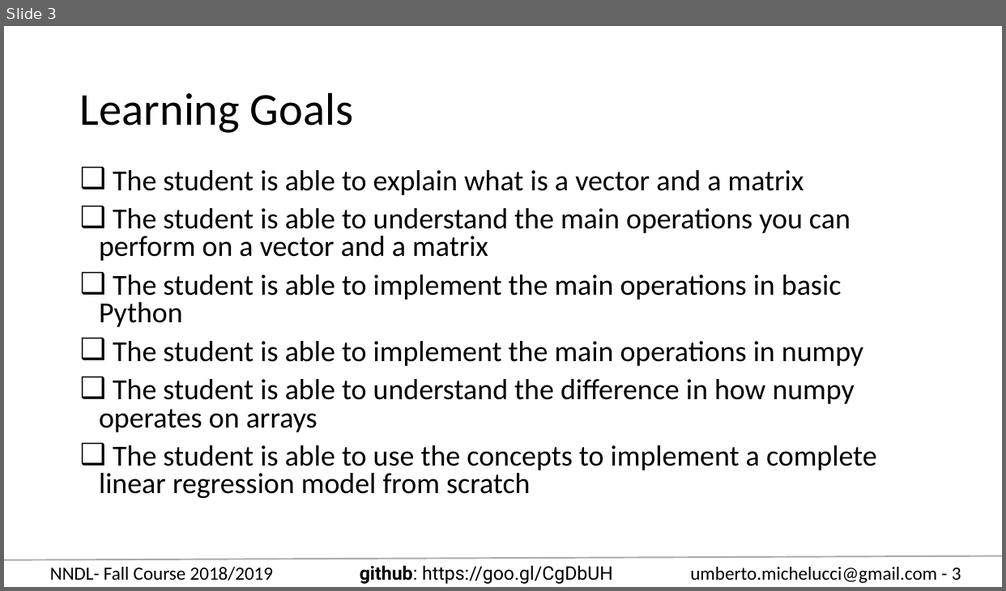
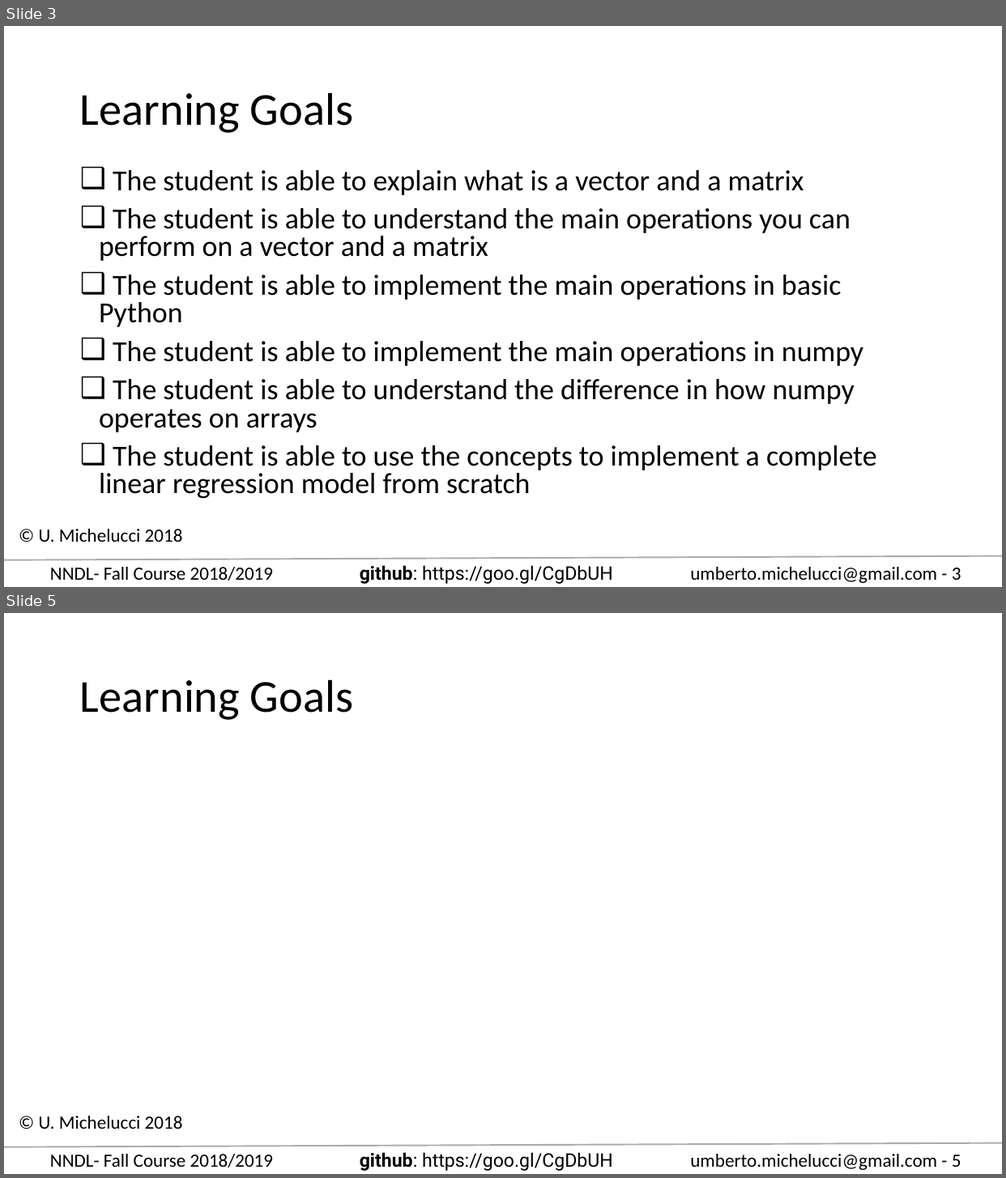
Before and after one commit to toelt-llc/COURSE-zhaw-dlcourse-spring2019, a slide deck: Learning_goals_overview.pptx. Shown one above the other, each under a label of ours: slide 3 before the commit, slides 3 and 5 after it; the slides between them are not shown. The pictures are 1006x591 and 1006x1178 pixels, drawn with LibreOffice and Linux fonts; fonts in the diff are those of the drawing. Boxes give left, top, right and bottom in pixels: in the first picture for what was removed or moved away, otherwise in the second. Text is boxed around its words. In the diff, an @@ line names an element or a change of style, - is before the commit and + after.

Commit message:
Completed the learning goals for the course.

```diff
--- a/Learning_goals_overview.pptx
+++ b/Learning_goals_overview.pptx
@@ slide 5 added at [4, 613, 1002, 1174], background #FFFFFF; not listed: 4 template elements that a slide beside it also shows @@
@@ title added at [80, 679, 353, 720], 44 pt, text #000000 @@
+Learning Goals
@@ text added at [39, 1116, 183, 1129], 18 pt, text #000000 @@
+© U. Michelucci 2018
@@ slide 3 changed as well @@
@@ text added at [39, 529, 183, 542], 18 pt, text #000000 @@
+© U. Michelucci 2018
```
Also in this commit, not shown: 7 other slides changed, 10 other slides added, 11 slides removed.
